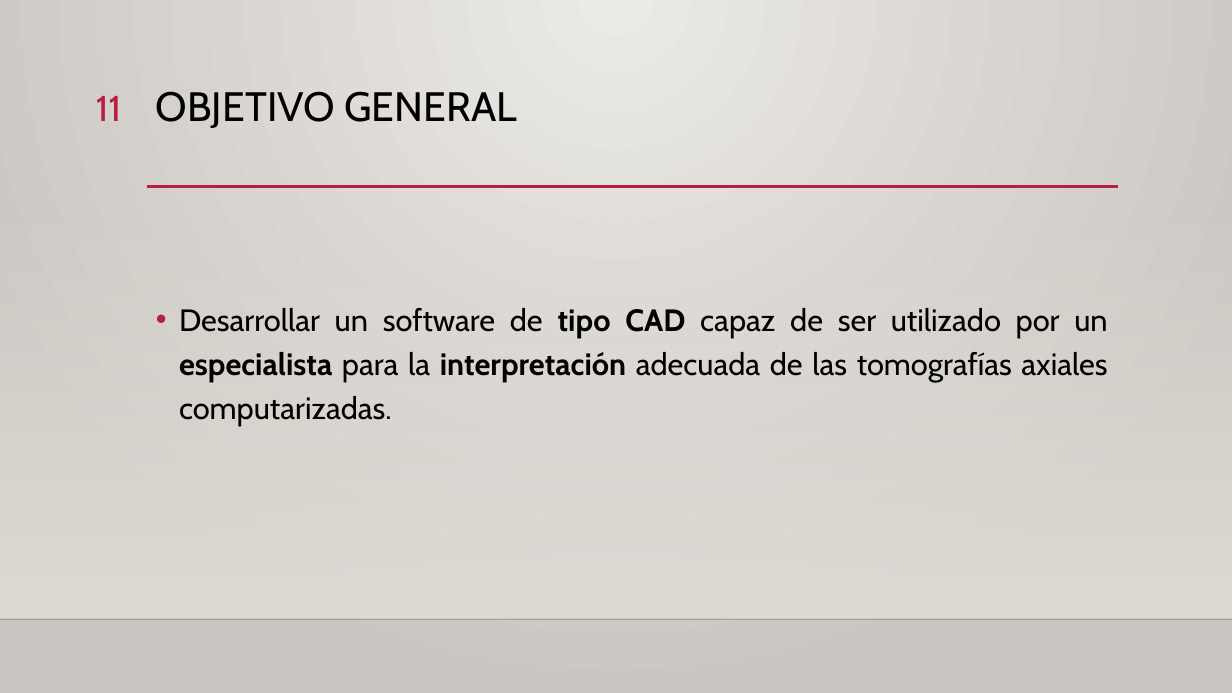
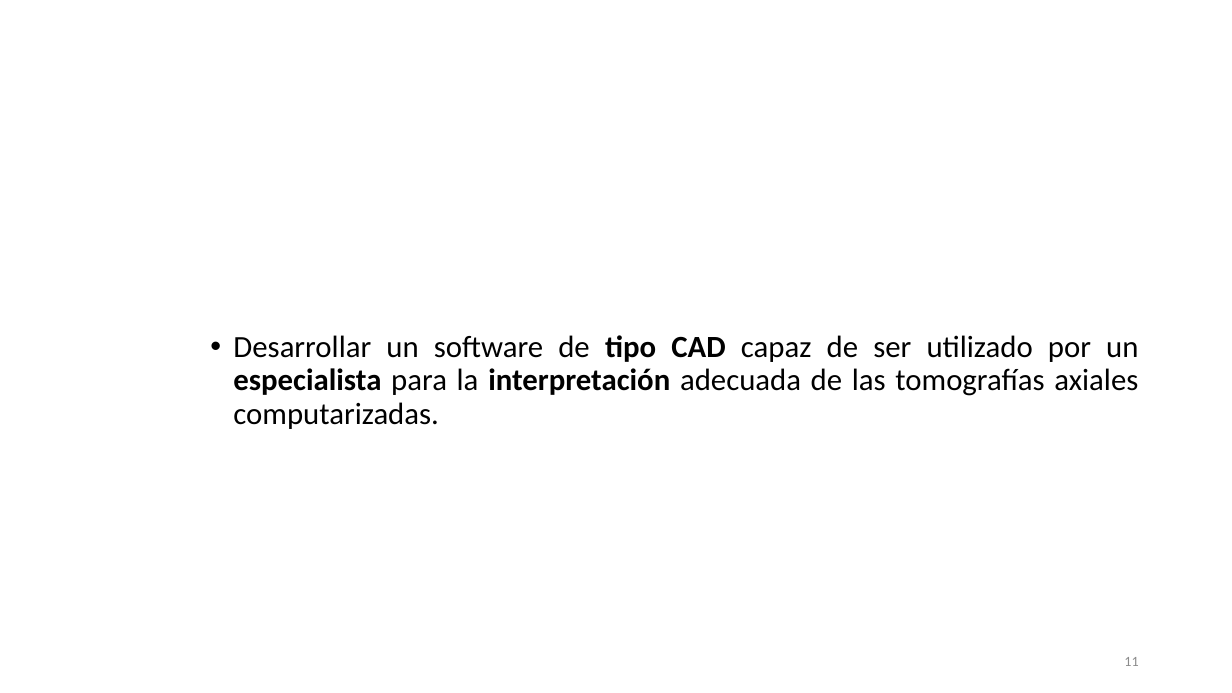
Before and after one commit to garo9521/Trabajo-Terminal, a slide deck: slide 11 of Documento/Final_Presentacion.pptx. Drawn at 1232x693 pixels with LibreOffice and Linux fonts; fonts in the diff are those of the drawing; background and template pictures are left out. Boxes give left, top, right and bottom in pixels: in the first picture for what was removed or moved away, otherwise in the second. Text is boxed around its words. In the diff, an @@ line names an element or a change of style, - is before the commit and + after.

```diff
--- a/Documento/Final_Presentacion.pptx
+++ b/Documento/Final_Presentacion.pptx
@@ background gradient #ECEAE7 to #CAC7C1 to picture (left out) @@
@@ title "Objetivo general" at <box>112,0,1175,134</box>: vertical alignment top to middle @@
@@ title at <box>156,91,517,128</box>: text changed; size 32 to 44 pt; font Cabin to Calibri; text colour #000000 to #FFFFFF; bold on @@
-OBJETIVO GENERAL
+Objetivo general
@@ rectangle removed at <box>0,204,1232,619</box> @@
@@ line removed from (147, 187) to (1118, 187) @@
@@ text "Desarrollar un software de tipo ...": place and size @@
-text "Desarrollar un software de tipo ..." at <box>179,308,1107,426</box>
+text "Desarrollar un software de tipo ..." at <box>233,335,1138,429</box>
@@ text "Desarrollar un software de tipo ..." at <box>233,335,1138,429</box>: font Cabin to Calibri; line spacing 1.2 to 0.9 @@
@@ line removed from (0, 619) to (1232, 619) @@
@@ page number: place and size @@
-page number at <box>96,96,121,121</box>
+page number at <box>1124,657,1138,666</box>
@@ page number at <box>1124,657,1138,666</box>: size 28 to 11 pt, font Cabin to Calibri, text colour #B71E42 to #8C8C8C; vertical alignment top to middle @@
```
Also in this commit, not shown: 26 other slides changed, 1 slide added, 1 slide removed.
